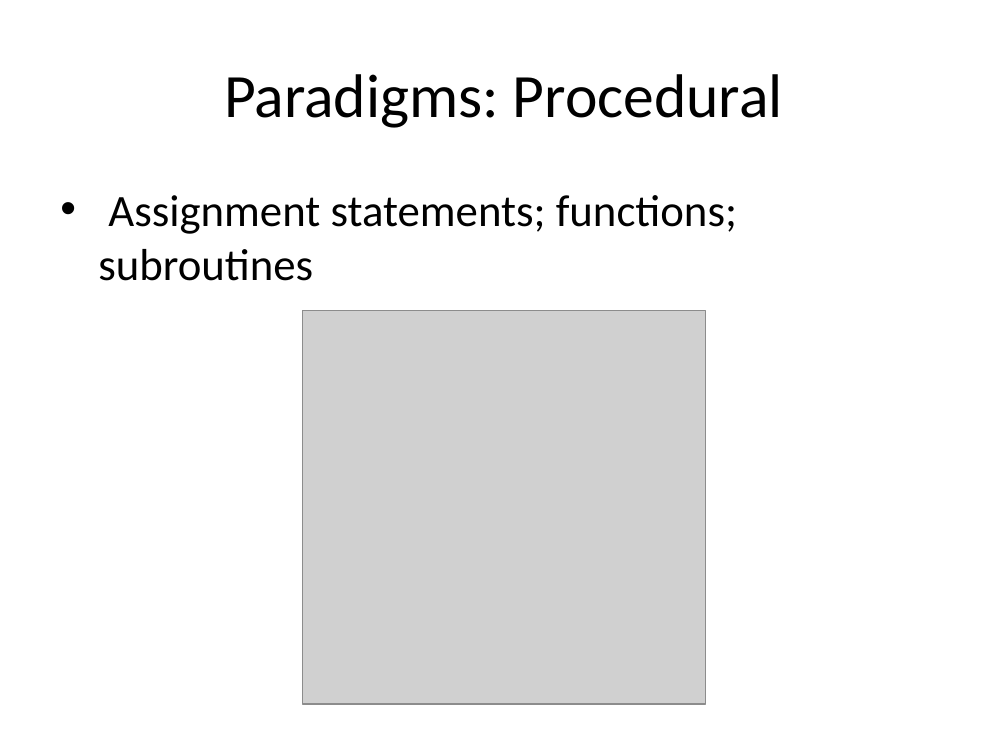
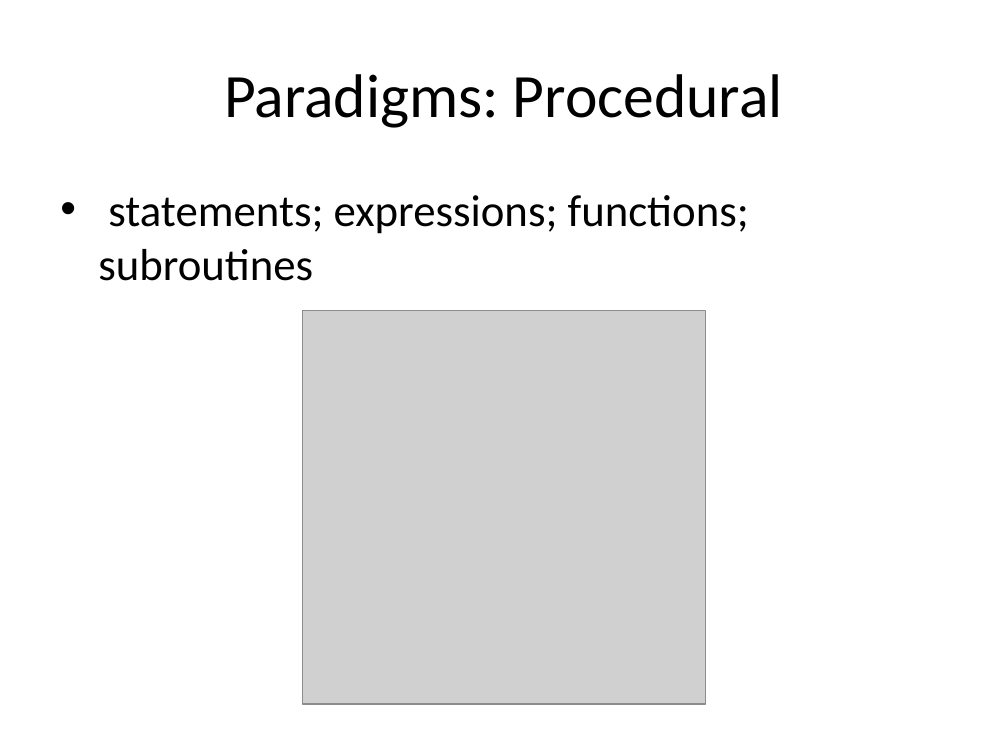
Before and after one commit to fellmad/FunWithCpp11, a slide deck: slide 20 of doc/Fun_with_C++11.pptx (slide 17 before the commit). Drawn at 1008x756 pixels with LibreOffice and Linux fonts; fonts in the diff are those of the drawing; grey boxes stand for pictures. Boxes give left, top, right and bottom in pixels: in the first picture for what was removed or moved away, otherwise in the second. Text is boxed around its words. In the diff, an @@ line names an element or a change of style, - is before the commit and + after.

```diff
--- a/doc/Fun_with_C++11.pptx
+++ b/doc/Fun_with_C++11.pptx
@@ text at <box>98,195,749,281</box>: text changed @@
-• Assignment statements; functions; subroutines
+• statements; expressions; functions; subroutines
```
Also in this commit, not shown: 18 other slides changed, 6 slides added, 1 slide removed.
